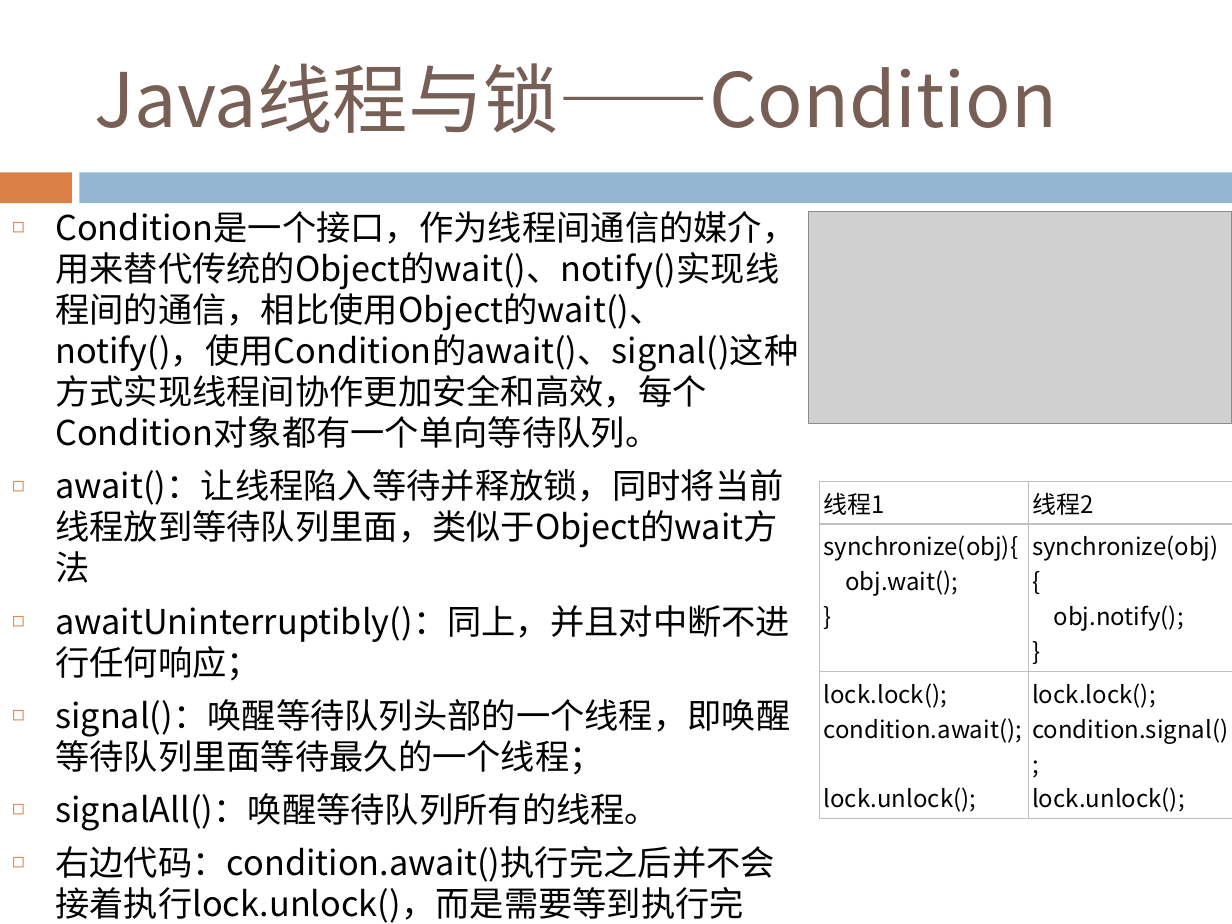
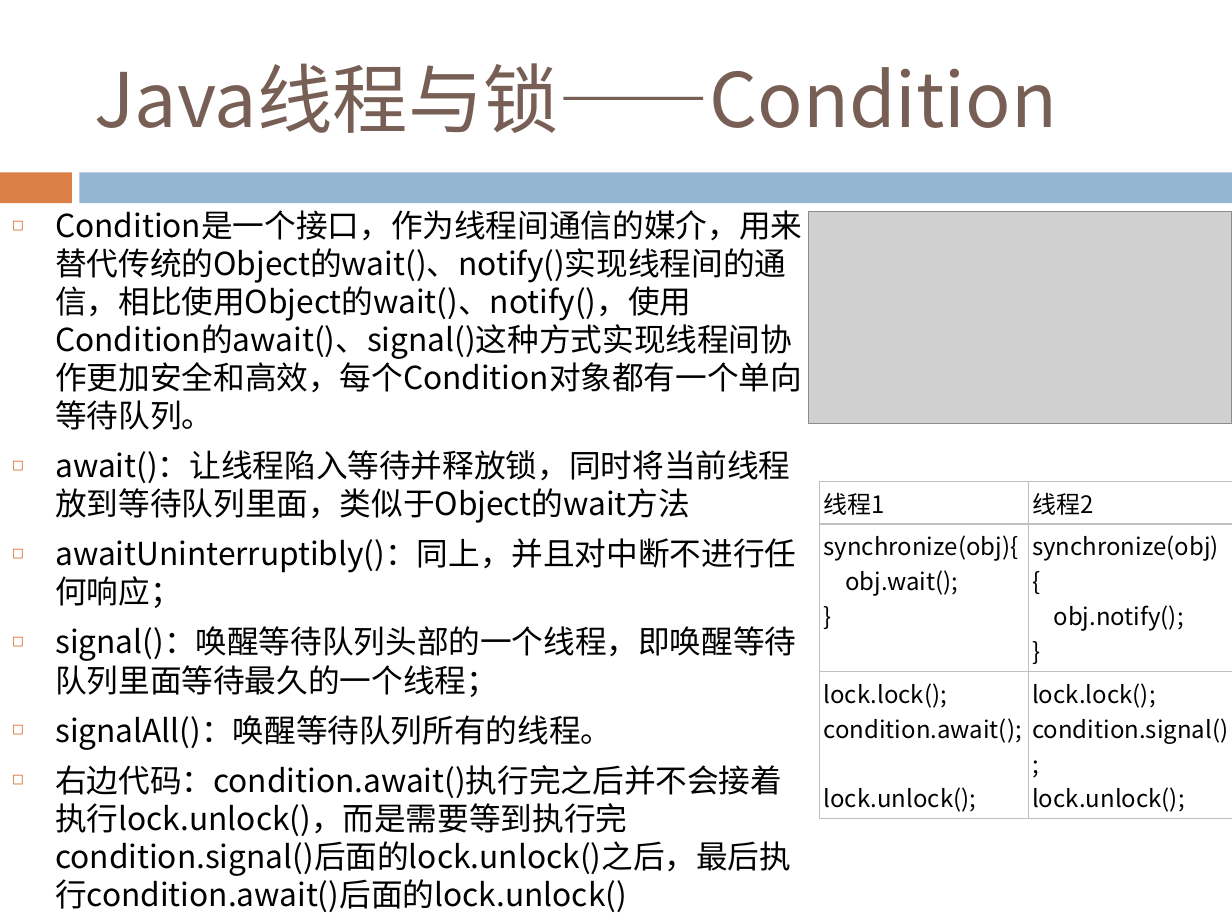
Before and after one commit to Costriod/study, a slide deck: slide 87 of Java基础.pptx. Drawn at 1232x924 pixels with LibreOffice and Linux fonts; fonts in the diff are those of the drawing; grey boxes stand for pictures. Boxes give left, top, right and bottom in pixels: in the first picture for what was removed or moved away, otherwise in the second. Text is boxed around its words. In the diff, an @@ line names an element or a change of style, - is before the commit and + after.

```diff
--- a/Java基础.pptx
+++ b/Java基础.pptx
@@ text "Condition是一个接口，作为线程间通信的媒介，用来替代传统的Object的wait()、notify()实现线程间 ..." at [55,210,802,912]: size 20 to 18.5 pt @@
```
Also in this commit, not shown: 5 other slides changed, 2 slides added.
